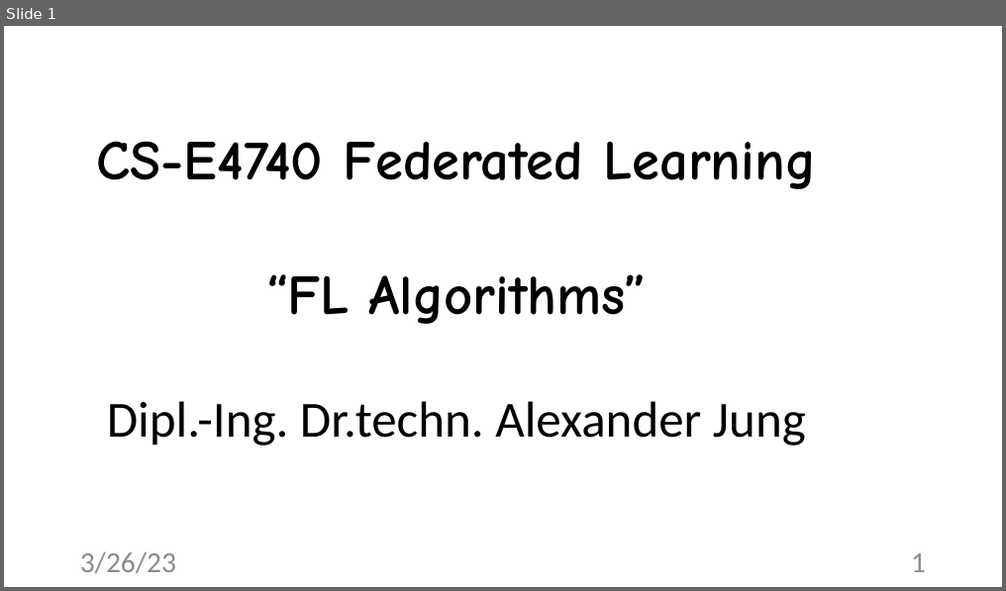
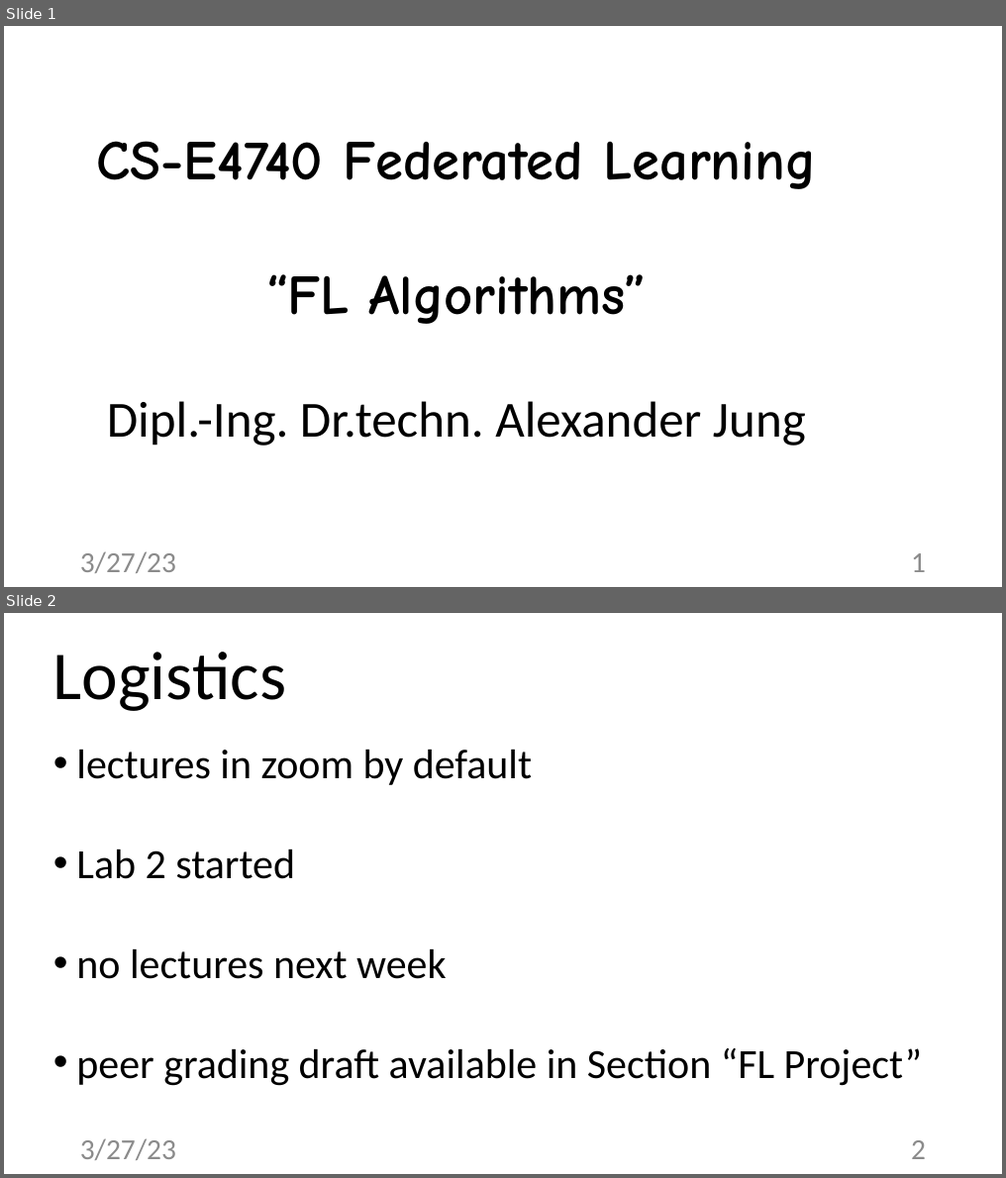
Before and after one commit to alexjungaalto/FederatedLearning, a slide deck: slides/CS-E4740_FLAlgos.pptx. Shown one above the other, each under a label of ours: slide 1 before the commit, slides 1 and 2 after it. The pictures are 1006x591 and 1006x1178 pixels, drawn with LibreOffice and Linux fonts; fonts in the diff are those of the drawing. Boxes give left, top, right and bottom in pixels: in the first picture for what was removed or moved away, otherwise in the second. Text is boxed around its words. In the diff, an @@ line names an element or a change of style, - is before the commit and + after.

Commit message:
developing Section 9 adding quadfunc exericse

```diff
--- a/slides/CS-E4740_FLAlgos.pptx
+++ b/slides/CS-E4740_FLAlgos.pptx
@@ slide 2 added at <box>4,613,1002,1174</box>, background #FFFFFF @@
@@ text added at <box>54,652,286,711</box>, 66 pt, text #000000 @@
+Logistics
@@ text added at <box>76,750,922,1086</box>, 40 pt, text #000000 @@
+• lectures in zoom by default
+• Lab 2 started
+• no lectures next week
+• peer grading draft available in Section “FL Project”
@@ text added at <box>80,1139,176,1160</box>, 28 pt, text #8C8C8C @@
+3/27/23
@@ page number added at <box>911,1141,926,1159</box>, 28 pt, text #8C8C8C @@
+2
@@ slide 1 changed as well @@
@@ text at <box>80,552,176,573</box>: text changed @@
-3/26/23
+3/27/23
```
Also in this commit, not shown: 13 other slides changed, 2 slides removed, 2 other files.
